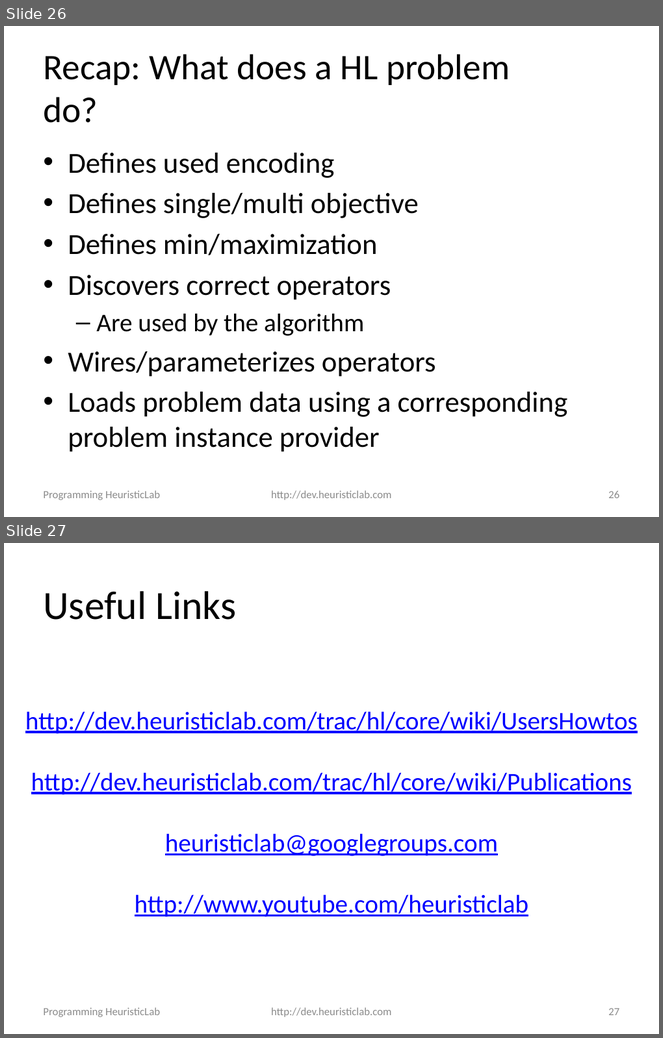
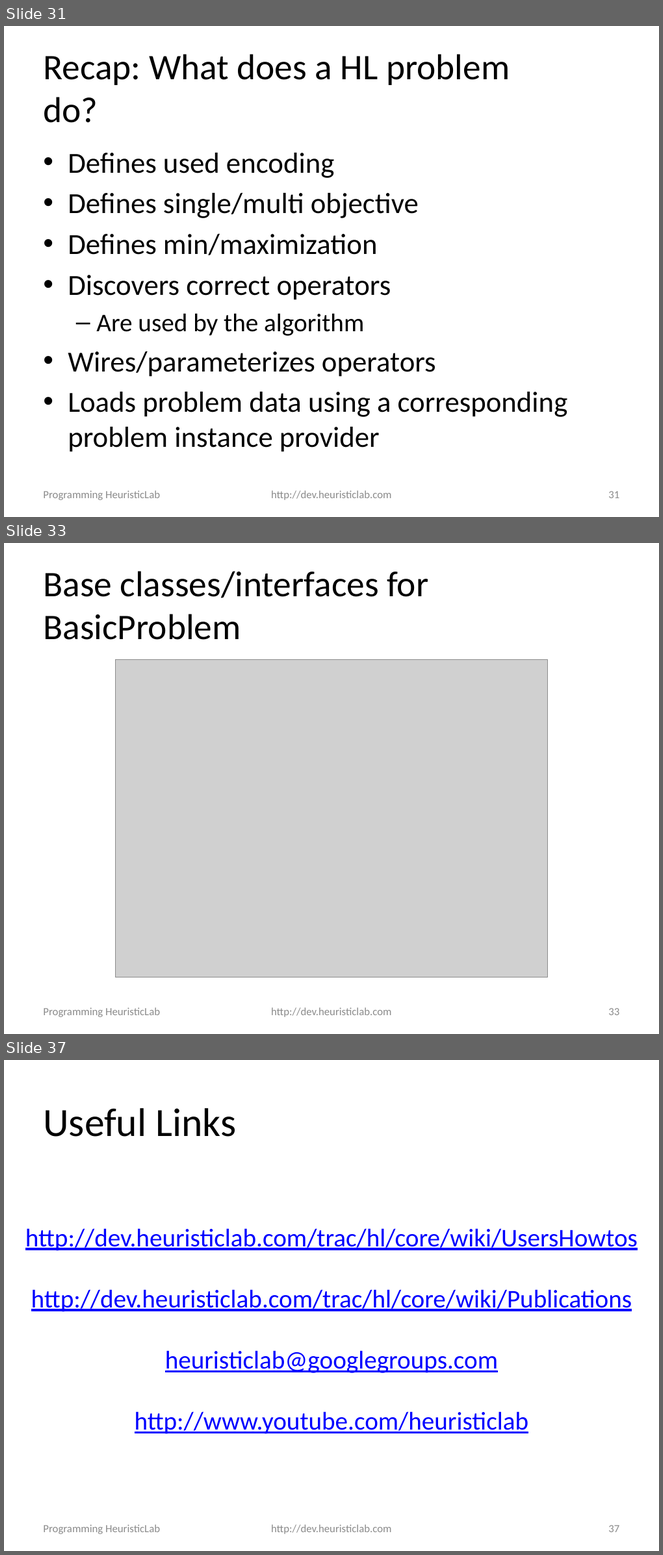
Before and after one commit to heal-research/HeuristicLab, a slide deck: documentation/Tutorials/Programming HeuristicLab - Algorithms and Problems.pptx. Shown one above the other, each under a label of ours: slides 26 and 27 before the commit, slides 31, 33 and 37 after it; the slides between them are not shown. The pictures are 663x1038 and 663x1555 pixels, drawn with LibreOffice and Linux fonts; fonts in the diff are those of the drawing; grey boxes stand for pictures; background and template pictures are left out. Boxes give left, top, right and bottom in pixels: in the first picture for what was removed or moved away, otherwise in the second. Text is boxed around its words. In the diff, an @@ line names an element or a change of style, - is before the commit and + after.

Commit message:
#2317 added slides for basic alg/problem to Programming HL tutorial

```diff
--- a/documentation/Tutorials/Programming HeuristicLab - Algorithms and Problems.pptx
+++ b/documentation/Tutorials/Programming HeuristicLab - Algorithms and Problems.pptx
@@ slide 33 added at box(4, 543, 659, 1034), background #FFFFFF @@
@@ title added at box(43, 571, 428, 640), 39.6 pt, text #000000 @@
+Base classes/interfaces for BasicProblem
@@ picture added at box(116, 659, 548, 977) @@
@@ text added at box(43, 1008, 160, 1017), 12 pt, text #8C8C8C @@
+Programming HeuristicLab
@@ text added at box(271, 1008, 392, 1017), 12 pt, text #8C8C8C @@
+http://dev.heuristiclab.com
@@ page number added at box(608, 1008, 620, 1016), 12 pt, text #8C8C8C @@
+33
@@ what was slide 26 is now slide 31 @@
@@ page number at box(608, 491, 620, 499): text changed @@
-26
+31
@@ what was slide 27 is now slide 37 @@
```
Also in this commit, not shown: 4 slides changed, 9 other slides added, 1 other file.
